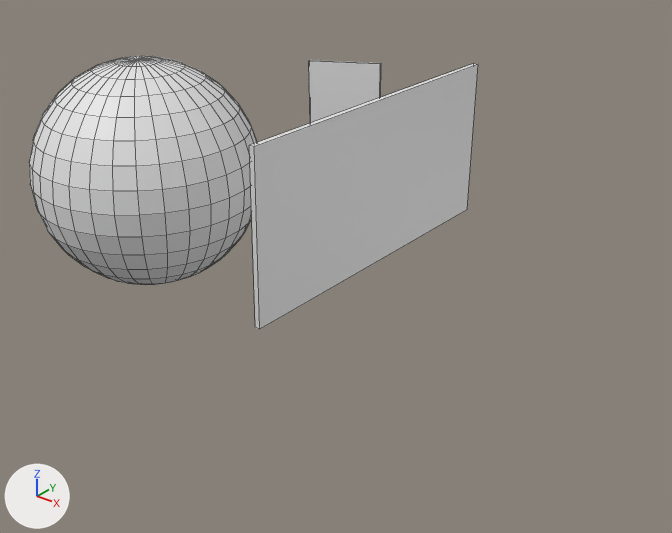
The Blender file MouseDLPDome/reflection.blend: old version first, new version second.
Before and after are seen from a 50 mm camera at (36.9, -30.2, 17.0) aimed at (8.9, 4.8, -4.7). Arrows for +X, +Y and +Z are at lower left; the lights stay in place. Mesh edges are drawn as thin lines. Materials are left out; every surface is plain grey.
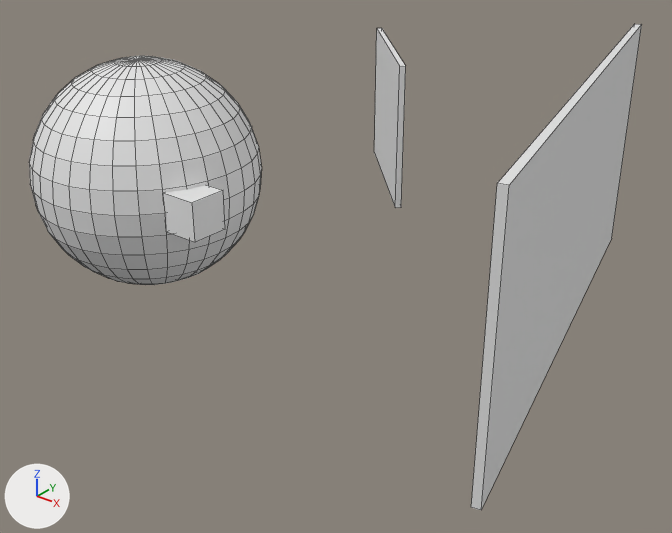
Commit message: updated 2 mirror drawing

Changed parts and their boxes (x1, y1, x2, y2) in the pictures (672 x 533 px):
'Cube.002', moved, turned, rescaled (not visible afterwards): before (249, 64, 478, 329)
'BackMirror', added: after (471, 24, 642, 510)
'Cube', moved, turned, rescaled: before (309, 60, 381, 123); after (163, 185, 225, 242)
'FrontMirror', added: after (374, 28, 406, 208)

Diff of the bpy script that builds the scene:
```diff
--- a/MouseDLPDome/reflection.blend.py
+++ b/MouseDLPDome/reflection.blend.py
@@ ob_cube @@
 ob_cube = bpy.data.objects.new('Cube', me_cube)
-ob_cube.location = (1.94, 14.39, 0.43)
-ob_cube.rotation_euler = (0.0266, 0.0124, -2.694)  # degrees (1.5, 0.7, -154)
-ob_cube.scale = (2.24, 0.125, 3.0)
+ob_cube.location = (5.88, -2.25, 0.0)
@@ ob_cube_002 @@
 ob_cube_002 = bpy.data.objects.new('Cube.002', me_cube_002)
-ob_cube_002.location = (11.9, 4.28, 0.92)
-ob_cube_002.rotation_euler = (-0.00857, -0.00367, -1.558)  # degrees (-0.5, -0.2, -89)
-ob_cube_002.scale = (8.82, 0.132, 4.18)
+ob_cube_002.location = (0.0, 6.0, 0.0)
@@ ob_backmirror @@
+ob_backmirror = bpy.data.objects.new('BackMirror', me_cube_002)
+ob_backmirror.location = (20.45, 8.08, 0.0)
+ob_backmirror.rotation_euler = (0.0, 0.0, -1.329)  # degrees (0, 0, -76)
+ob_backmirror.scale = (13.8, 0.197, 6.52)
@@ ob_frontmirror @@
+ob_frontmirror = bpy.data.objects.new('FrontMirror', me_cube)
+ob_frontmirror.location = (3.68, 16.62, 0.0)
+ob_frontmirror.rotation_euler = (0.0, 0.0, -3.951)  # degrees (0, 0, -226)
+ob_frontmirror.scale = (5.17, -0.174, 4.3)
```
